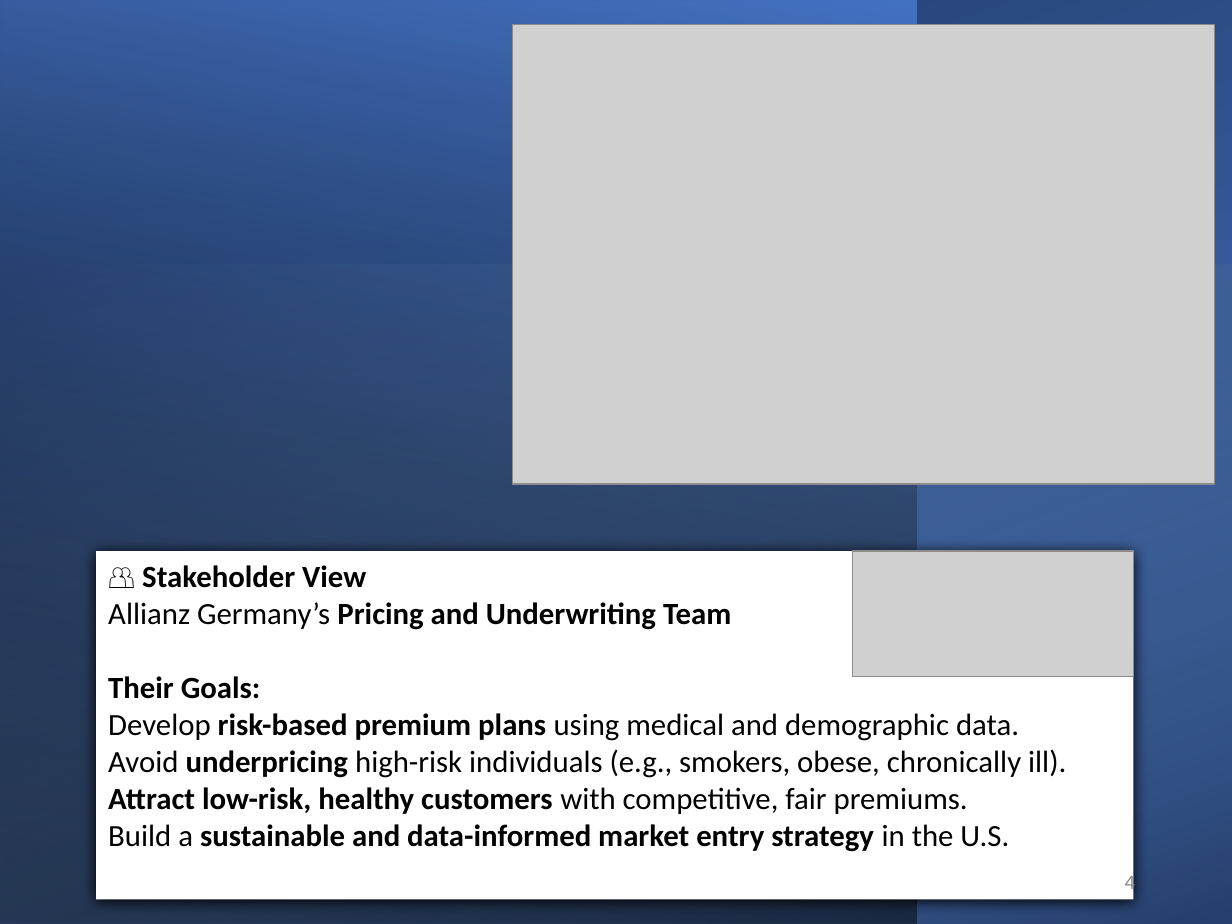
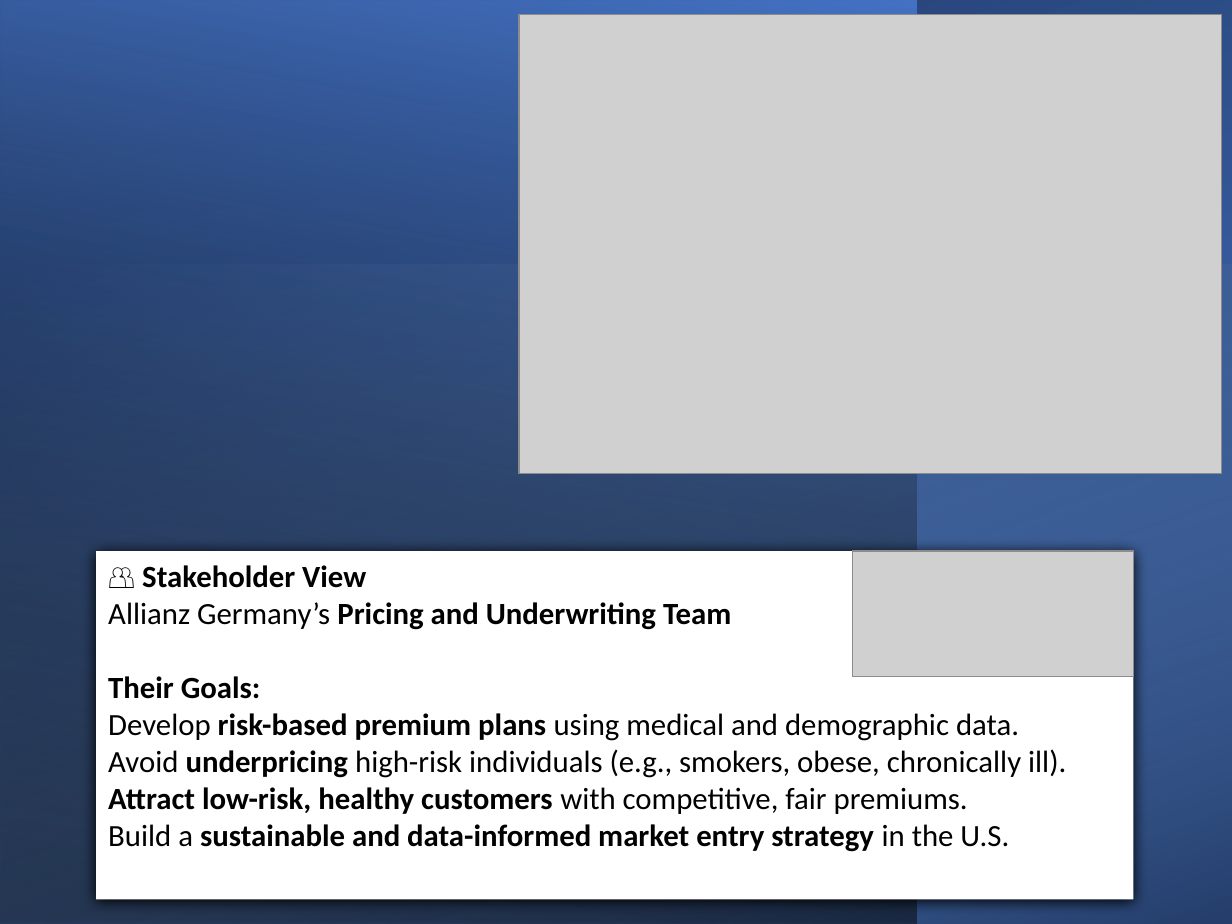
Before and after one commit to Sruthi-t-das/Med_Insurance_Finalproject, a slide deck: slide 5 of Allianz_US_Insurance_Strategy_PPTX.pptx (slide 4 before the commit). Drawn at 1232x924 pixels with LibreOffice and Linux fonts; fonts in the diff are those of the drawing; grey boxes stand for pictures. Boxes give left, top, right and bottom in pixels: in the first picture for what was removed or moved away, otherwise in the second. Text is boxed around its words. In the diff, an @@ line names an element or a change of style, - is before the commit and + after.

```diff
--- a/Allianz_US_Insurance_Strategy_PPTX.pptx
+++ b/Allianz_US_Insurance_Strategy_PPTX.pptx
@@ picture: place and size @@
-picture at (513,25,1215,484)
+picture at (519,15,1221,474)
@@ page number removed at (1125,872,1135,895) @@
-4
```
Also in this commit, not shown: 23 other slides changed, 1 slide added, 5 other files.
